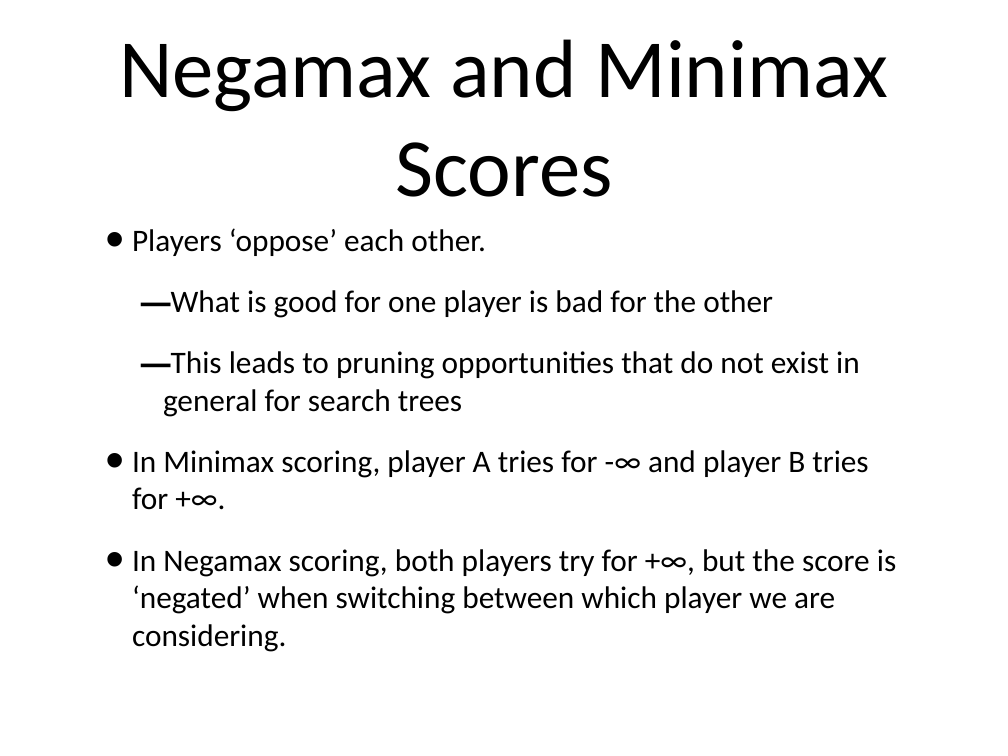
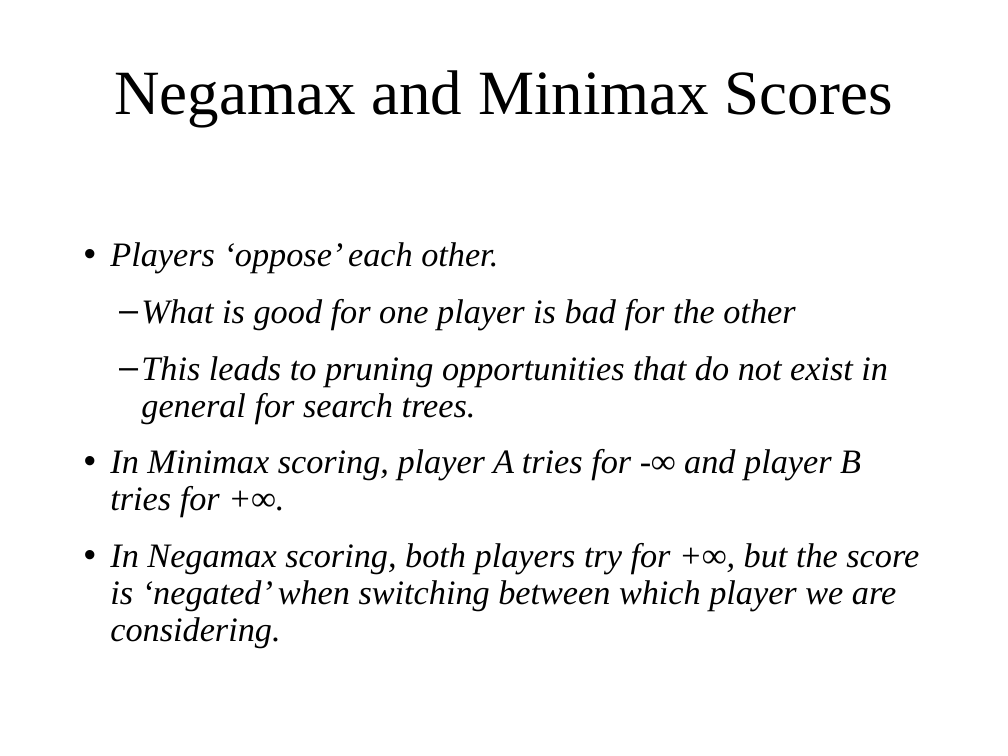
Before and after one commit to amod0017/rit-othello, a slide deck: slide 6 of Othello/other/Othello-Presentation-2.ppt. Drawn at 1008x756 pixels with LibreOffice and Linux fonts; fonts in the diff are those of the drawing; background and template pictures are left out. Boxes give left, top, right and bottom in pixels: in the first picture for what was removed or moved away, otherwise in the second. Text is boxed around its words. In the diff, an @@ line names an element or a change of style, - is before the commit and + after.

Commit message:
- Merged Presentations - Added Styling (I still have the original if it looks weird on a PPT)

```diff
--- a/Othello/other/Othello-Presentation-2.ppt
+++ b/Othello/other/Othello-Presentation-2.ppt
@@ title "Negamax and Minimax Scores": place and size @@
-title "Negamax and Minimax Scores" at box(120, 39, 888, 197)
+title "Negamax and Minimax Scores" at box(115, 70, 893, 127)
@@ title "Negamax and Minimax Scores" at box(115, 70, 893, 127): size 84 to 64 pt, font Calibri to Times New Roman @@
@@ text "Players ‘oppose’ each other.": place and size @@
-text "Players ‘oppose’ each other." at box(132, 228, 896, 652)
+text "Players ‘oppose’ each other." at box(110, 242, 919, 648)
@@ text at box(110, 242, 919, 648): size 31.8 to 34.9 pt, font Calibri to Times New Roman, italic on in "Players ‘oppose’ each other.", "What is good for one player is ...", "In Minimax scoring, player A tries for ...", "In Negamax scoring, both players try for ..."; line spacing 1 to 0.9; less space between paragraphs @@
@@ text at box(141, 356, 888, 424): text changed; size 31.8 to 34.9 pt; font Calibri to Times New Roman; italic on @@
-  – This leads to pruning opportunities that do not exist in general for search trees
+  – This leads to pruning opportunities that do not exist in general for search trees.
```
Also in this commit, not shown: 30 other slides changed, 8 slides added, 5 slides removed.
